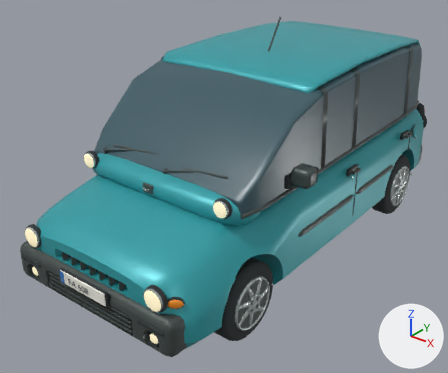
One commit to the Blender file source_blender/Multum.blend: the scene before it, then after it.
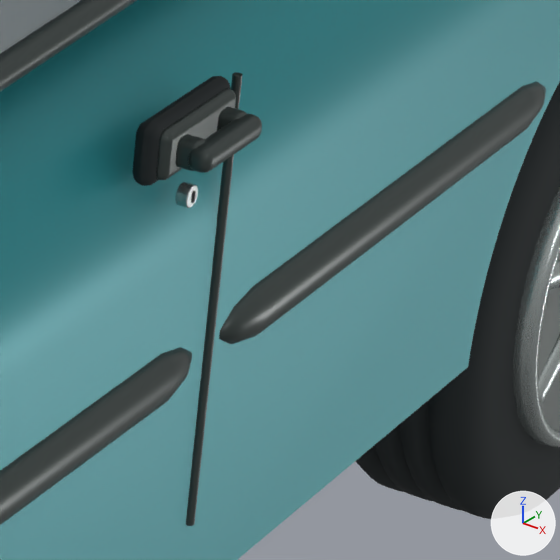
The first picture shows the older version from a 50 mm camera at (3.12, -4.38, 3.13) aimed at (-0.1, -0.36, 0.64). The close-ups show the older and then the newer version on the part from 74% to 88% of the width and 42% to 59% of the height of that picture. Only the edits that show in the close-ups are written down. The axes (+X, +Y, +Z) are drawn at lower right. The lights are the same throughout.

Objects in the first close-up: 'Alloy wheel rim lip.003', 'Door handle gasket.002', 'Door shut line.002', 'Däck.003', 'Oval door pull.002', 'Panoramic glasshouse', 'Recessed door handle pocket.002', 'Rounded body and short bonnet', 'Tapered door rubbing strip.002', 'Tapered door rubbing strip.003', 'Wheel hub barrel.003', 'Window lower seal.011' and 5 more.
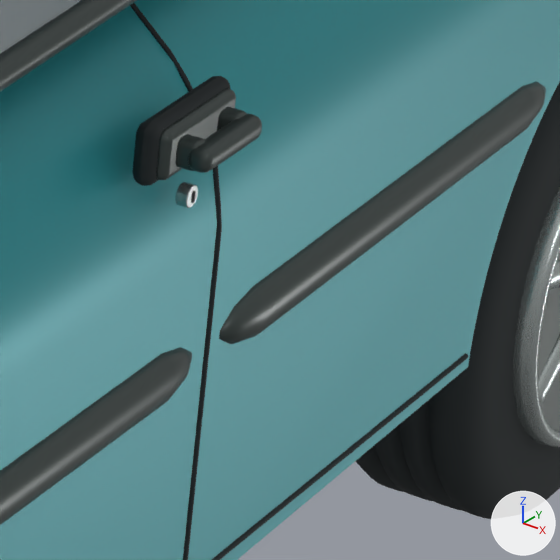
Location of each change, [x1, y1, x2, y2] in pixels of the close-ups (560 x 560 px):
'Door shut line.002', reshaped, moved, turned (not visible afterwards)
    before: [186, 72, 242, 526]
'Door shut line.003', reshaped, moved, turned (not visible before)
    after: [130, 3, 222, 560]
'Door shut line.004', added
    after: [212, 353, 468, 560]

What changed in the scene script:
```text
Add cu_door_shut_line_003:
    cu_door_shut_line_003 = bpy.data.curves.new('Door shut line.003', 'CURVE')
    cu_door_shut_line_003.dimensions = '3D'
    _sp = cu_door_shut_line_003.splines.new('POLY'); _sp.points.add(109)
    _sp.points.foreach_set('co', [0.705, -0.71, 1.023, 1.0, 0.755, -0.718, 1.006, 1.0, 0.788, -0.727, 0.989, 1.0, 0.805, -0.735, 0.973, 1.0, 0.823, -0.744, 0.956, 1.0, 0.84, -0.752, 0.939, 1.0, 0.852, -0.755, 0.919, 1.0, 0.864, -0.759, 0.9, 1.0, 0.877, -0.762, 0.88, 1.0, 0.89, -0.766, 0.861, 1.0, 0.903, -0.769, 0.842, 1.0, 0.908, -0.773, 0.822, 1.0, 0.912, -0.773, 0.8, 1.0, 0.916, -0.773, 0.779, 1.0, 0.92, -0.773, 0.757, 1.0, 0.922, -0.773, 0.735, 1.0, 0.922, -0.773, 0.713, 1.0, 0.922, -0.773, 0.692, 1.0, 0.922, -0.773, 0.67, 1.0, 0.922, -0.773, 0.648, 1.0, 0.922, -0.773, 0.626, 1.0, 0.922, -0.773, 0.605, 1.0, 0.922, -0.773, 0.583, 1.0, 0.922, -0.773, 0.561, 1.0, 0.922, -0.773, 0.54, 1.0, 0.922, -0.773, 0.518, 1.0, 0.922, -0.773, 0.496, 1.0, 0.922, -0.773, 0.474, 1.0, 0.922, -0.773, 0.453, 1.0, 0.922, -0.773, 0.431, 1.0, 0.922, -0.764, 0.415, 1.0, 0.922, -0.756, 0.398, 1.0, 0.922, -0.747, 0.382, 1.0, 0.922, -0.73, 0.377, 1.0, 0.921, -0.713, 0.371, 1.0, 0.921, -0.696, 0.366, 1.0, 0.921, -0.674, 0.366, 1.0, 0.921, -0.652, 0.366, 1.0, 0.921, -0.63, 0.366, 1.0, 0.921, -0.608, 0.366, 1.0, 0.921, -0.586, 0.366, 1.0, 0.921, -0.564, 0.366, 1.0, 0.921, -0.542, 0.366, 1.0, 0.921, -0.52, 0.366, 1.0, 0.921, -0.498, 0.366, 1.0, 0.921, -0.476, 0.366, 1.0, 0.921, -0.454, 0.366, 1.0, 0.921, -0.432, 0.366, 1.0, 0.921, -0.41, 0.366, 1.0, 0.921, -0.388, 0.366, 1.0, 0.921, -0.366, 0.366, 1.0, 0.921, -0.344, 0.366, 1.0, 0.921, -0.322, 0.366, 1.0, 0.921, -0.3, 0.366, 1.0, 0.921, -0.278, 0.366, 1.0, 0.921, -0.256, 0.366, 1.0, 0.921, -0.235, 0.366, 1.0, 0.921, -0.213, 0.366, 1.0, 0.921, -0.191, 0.366, 1.0, 0.921, -0.169, 0.366, 1.0, 0.921, -0.147, 0.366, 1.0, 0.921, -0.125, 0.366, 1.0, 0.921, -0.103, 0.366, 1.0, 0.921, -0.0807, 0.366, 1.0, 0.921, -0.0587, 0.366, 1.0, 0.921, -0.0367, 0.366, 1.0, 0.921, -0.0148, 0.366, 1.0, 0.921, 0.00722, 0.366, 1.0, 0.921, 0.0292, 0.366, 1.0, 0.921, 0.0512, 0.366, 1.0, 0.921, 0.0731, 0.366, 1.0, 0.921, 0.0951, 0.366, 1.0, 0.921, 0.117, 0.366, 1.0, 0.921, 0.139, 0.366, 1.0, 0.921, 0.161, 0.366, 1.0, 0.921, 0.183, 0.366, 1.0, 0.921, 0.205, 0.366, 1.0, 0.921, 0.217, 0.366, 1.0, 0.921, 0.23, 0.366, 1.0, 0.921, 0.23, 0.388, 1.0, 0.921, 0.23, 0.409, 1.0, 0.921, 0.23, 0.431, 1.0, 0.921, 0.23, 0.452, 1.0, 0.921, 0.23, 0.474, 1.0, 0.921, 0.23, 0.495, 1.0, 0.921, 0.23, 0.517, 1.0, 0.921, 0.23, 0.538, 1.0, 0.921, 0.23, 0.56, 1.0, 0.921, 0.23, 0.581, 1.0, 0.921, 0.23, 0.603, 1.0, 0.921, 0.23, 0.625, 1.0, 0.921, 0.23, 0.646, 1.0, 0.921, 0.23, 0.668, 1.0, 0.921, 0.23, 0.689, 1.0, 0.921, 0.23, 0.711, 1.0, 0.921, 0.23, 0.732, 1.0, 0.921, 0.23, 0.754, 1.0, 0.921, 0.23, 0.775, 1.0, 0.918, 0.23, 0.797, 1.0, 0.914, 0.23, 0.819, 1.0, 0.91, 0.23, 0.84, 1.0, 0.906, 0.23, 0.862, 1.0, 0.898, 0.23, 0.883, 1.0, 0.882, 0.23, 0.905, 1.0, 0.867, 0.23, 0.926, 1.0, 0.848, 0.23, 0.948, 1.0, 0.823, 0.23, 0.969, 1.0, 0.799, 0.23, 0.991, 1.0, 0.751, 0.23, 1.012, 1.0, 0.683, 0.23, 1.034, 1.0])
    cu_door_shut_line_003.materials.append(mat_tire_rubber)  # dark grey #2c3234
    cu_door_shut_line_003.bevel_resolution = 3
    cu_door_shut_line_003.bevel_depth = 0.003
    cu_door_shut_line_003.fill_mode = 'FULL'
    cu_door_shut_line_003.use_fill_caps = True
Add cu_door_shut_line_002:
    cu_door_shut_line_002 = bpy.data.curves.new('Door shut line.002', 'CURVE')
    cu_door_shut_line_002.dimensions = '3D'
    _sp = cu_door_shut_line_002.splines.new('POLY'); _sp.points.add(15)
    _sp.points.foreach_set('co', [-0.906, 1.343, 0.716, 1.0, -0.906, 1.344, 0.738, 1.0, -0.906, 1.345, 0.76, 1.0, -0.906, 1.346, 0.782, 1.0, -0.903, 1.347, 0.803, 1.0, -0.899, 1.348, 0.825, 1.0, -0.895, 1.349, 0.847, 1.0, -0.891, 1.35, 0.869, 1.0, -0.884, 1.349, 0.89, 1.0, -0.868, 1.349, 0.912, 1.0, -0.853, 1.349, 0.934, 1.0, -0.835, 1.348, 0.955, 1.0, -0.811, 1.347, 0.977, 1.0, -0.787, 1.347, 0.998, 1.0, -0.743, 1.347, 1.02, 1.0, -0.676, 1.346, 1.041, 1.0])
    cu_door_shut_line_002.materials.append(mat_tire_rubber)  # dark grey #2c3234
    cu_door_shut_line_002.bevel_resolution = 3
    cu_door_shut_line_002.bevel_depth = 0.003
    cu_door_shut_line_002.fill_mode = 'FULL'
    cu_door_shut_line_002.use_fill_caps = True
Add cu_door_shut_line_004:
    cu_door_shut_line_004 = bpy.data.curves.new('Door shut line.004', 'CURVE')
    cu_door_shut_line_004.dimensions = '3D'
    _sp = cu_door_shut_line_004.splines.new('POLY'); _sp.points.add(31)
    _sp.points.foreach_set('co', [0.921, 0.23, 0.366, 1.0, 0.921, 0.252, 0.366, 1.0, 0.921, 0.274, 0.366, 1.0, 0.92, 0.295, 0.366, 1.0, 0.92, 0.317, 0.366, 1.0, 0.92, 0.339, 0.366, 1.0, 0.92, 0.361, 0.366, 1.0, 0.92, 0.382, 0.366, 1.0, 0.919, 0.404, 0.366, 1.0, 0.919, 0.426, 0.366, 1.0, 0.919, 0.448, 0.366, 1.0, 0.919, 0.47, 0.366, 1.0, 0.919, 0.491, 0.366, 1.0, 0.918, 0.513, 0.366, 1.0, 0.918, 0.535, 0.366, 1.0, 0.918, 0.557, 0.366, 1.0, 0.918, 0.578, 0.366, 1.0, 0.917, 0.6, 0.366, 1.0, 0.917, 0.622, 0.366, 1.0, 0.917, 0.644, 0.366, 1.0, 0.917, 0.665, 0.366, 1.0, 0.917, 0.687, 0.366, 1.0, 0.916, 0.709, 0.366, 1.0, 0.916, 0.731, 0.366, 1.0, 0.916, 0.753, 0.366, 1.0, 0.916, 0.774, 0.366, 1.0, 0.915, 0.796, 0.366, 1.0, 0.915, 0.818, 0.366, 1.0, 0.915, 0.84, 0.366, 1.0, 0.915, 0.861, 0.366, 1.0, 0.915, 0.883, 0.366, 1.0, 0.914, 0.905, 0.366, 1.0])
    cu_door_shut_line_004.materials.append(mat_tire_rubber)  # dark grey #2c3234
    cu_door_shut_line_004.bevel_resolution = 3
    cu_door_shut_line_004.bevel_depth = 0.003
    cu_door_shut_line_004.fill_mode = 'FULL'
    cu_door_shut_line_004.use_fill_caps = True
Change ob_door_shut_line_002:
    ob_door_shut_line_002: bpy.data.objects.new('Door shut line.002', me_cylinder_054) -> bpy.data.objects.new('Door shut line.002', cu_door_shut_line_002)
    ob_door_shut_line_002.rotation_euler: (0.00396, 0.0, 1.571) -> (0.0, 0.0, 0.0)  # degrees (0.2, 0, 90) -> degrees (0, 0, 0)
    ob_door_shut_line_002.location: (0.923, 0.23, 0.693) -> (0.0, 0.0, 0.0)
Change ob_door_shut_line_003:
    ob_door_shut_line_003: bpy.data.objects.new('Door shut line.003', me_cylinder_055) -> bpy.data.objects.new('Door shut line.003', cu_door_shut_line_003)
    ob_door_shut_line_003.rotation_euler: (0.0087, 0.0, 1.571) -> (0.0, 0.0, 0.0)  # degrees (0.5, 0, 90) -> degrees (0, 0, 0)
    ob_door_shut_line_003.location: (0.923, 1.35, 0.83) -> (0.0, 0.0, 0.0)
Add ob_door_shut_line_004:
    ob_door_shut_line_004 = bpy.data.objects.new('Door shut line.004', cu_door_shut_line_004)
    ob_door_shut_line_004.parent = ob_fait_multum
    ob_door_shut_line_004.location = (0.0, 0.0, 0.0)
```
